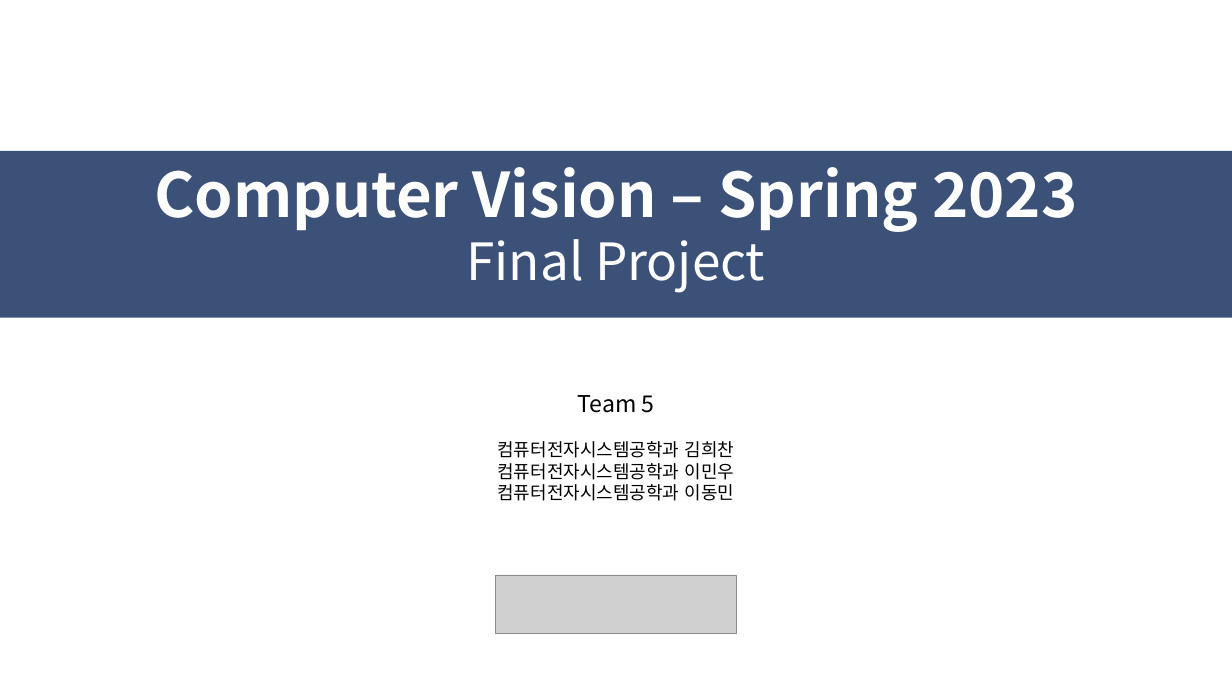
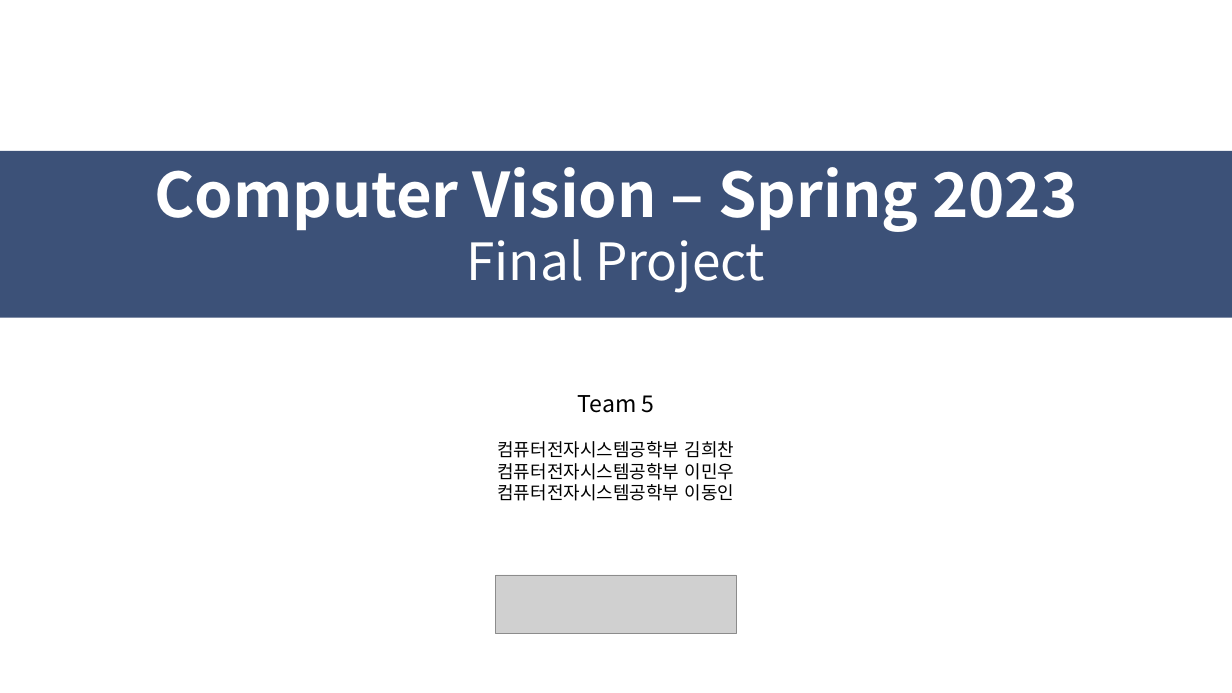
Before and after one commit to DI-LEE/HUFS_CV, a slide deck: slide 1 of 컴퓨터비전_5팀_Final Project.pptx. Drawn at 1232x693 pixels with LibreOffice and Linux fonts; fonts in the diff are those of the drawing; grey boxes stand for pictures. Boxes give left, top, right and bottom in pixels: in the first picture for what was removed or moved away, otherwise in the second. Text is boxed around its words. In the diff, an @@ line names an element or a change of style, - is before the commit and + after.

```diff
--- a/컴퓨터비전_5팀_Final Project.pptx
+++ b/컴퓨터비전_5팀_Final Project.pptx
@@ text at bbox=[497, 441, 735, 501]: text changed @@
-컴퓨터전자시스템공학과 김희찬
-컴퓨터전자시스템공학과 이민우
-컴퓨터전자시스템공학과 이동민
+컴퓨터전자시스템공학부 김희찬
+컴퓨터전자시스템공학부 이민우
+컴퓨터전자시스템공학부 이동인
```
Also in this commit, not shown: 1 other file.
